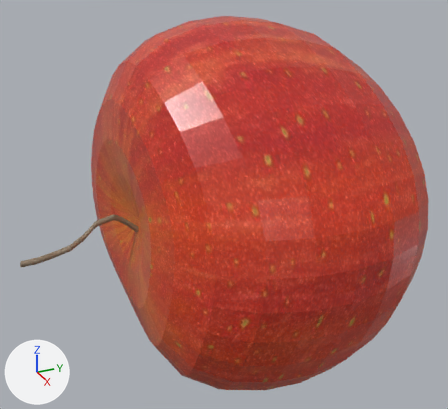
The glTF model apple.glb, before and after one commit.
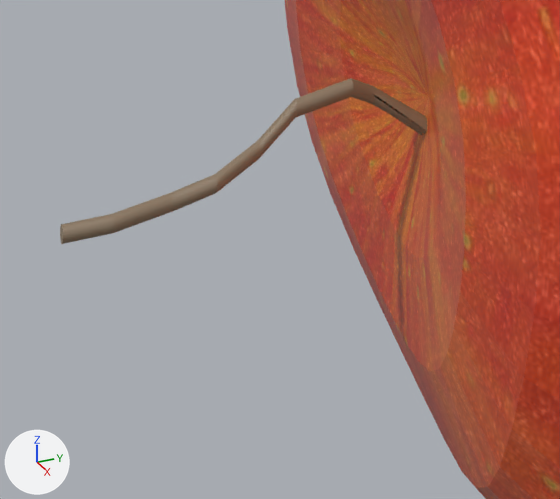
The first picture shows the older version from a camera (50 mm lens) standing at (2.82, -1.37, 1.42) and looking at (-0.03, -0.09, -0.01). The close-ups show both versions on the part from 0% to 40% of the width and 46% to 85% of the height of that picture. The lights are fixed; the arrows at lower left show +X, +Y and +Z. Where no turn or scale is listed for an object, it has been applied to the vertices.
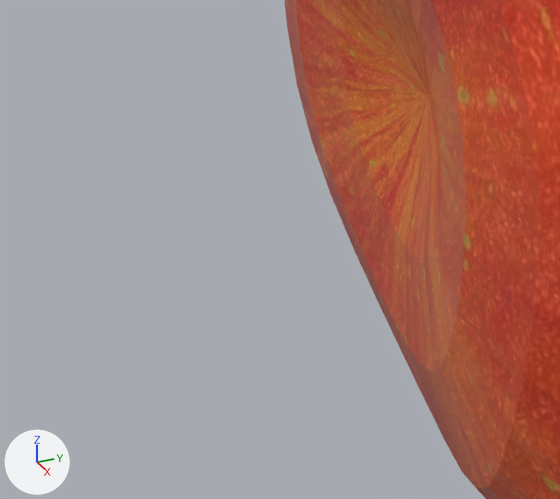
Edits to the bpy script that builds the scene:
```text
Change ob_cylinder:
    ob_cylinder.location: (0.0, -0.875, 0.0) -> (0.0, 0.88, 0.0)
    ob_cylinder.rotation_euler: (1.396, 0.0, 0.0) -> (-1.571, 0.0, 0.0)  # degrees (80, 0, 0) -> degrees (-90, 0, 0)
```

Boxes [x1, y1, x2, y2] around the edits, measured in the close-ups (560 x 499 px):
'Cylinder', moved, turned (not visible afterwards): before [60, 78, 427, 244]
